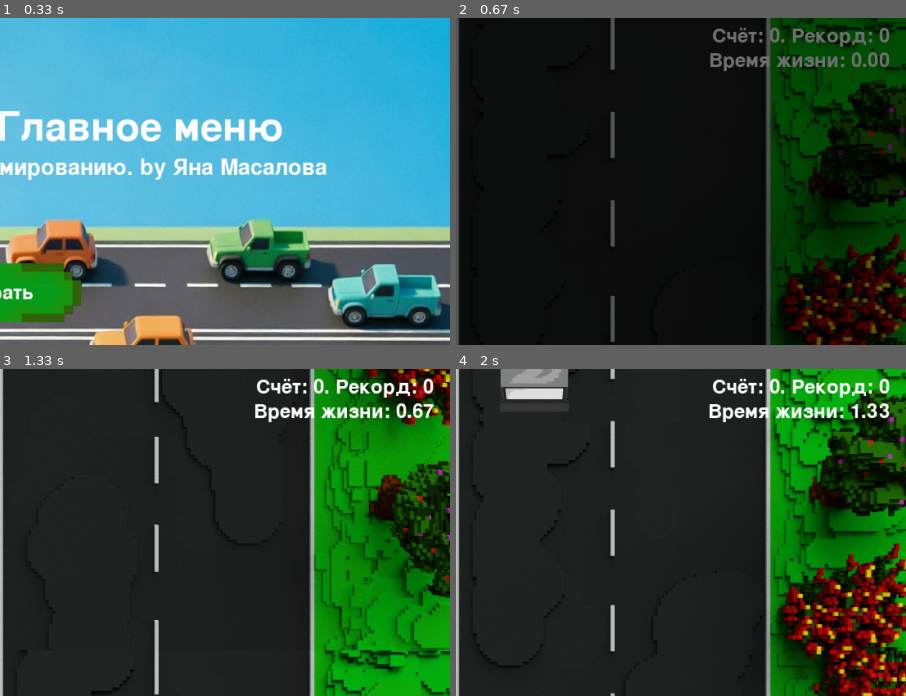
Above: before the commit, frames 1-4 (two rows, left to right).
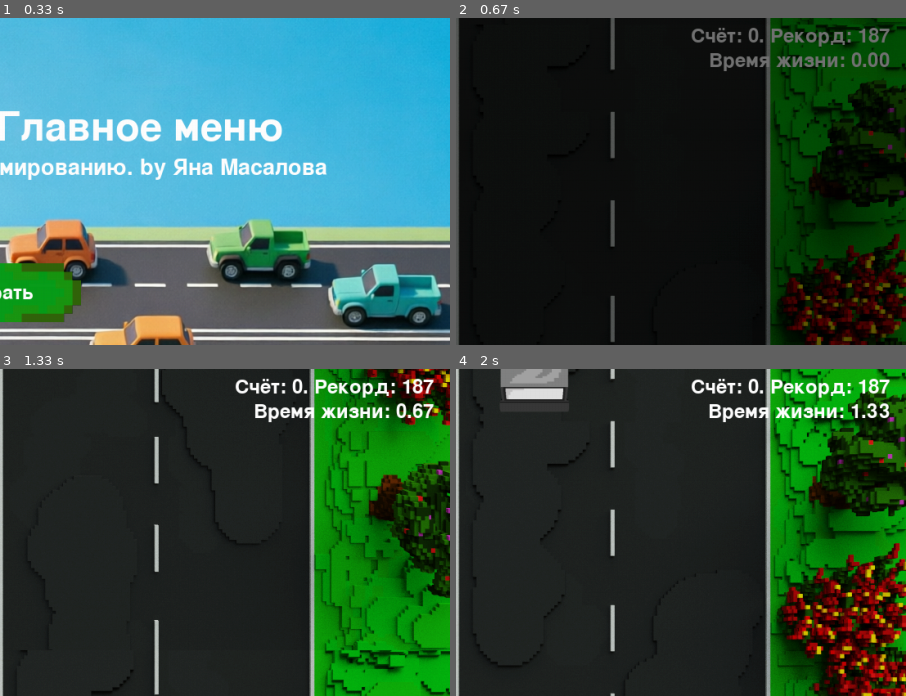
Above: after the commit, the same moments.

Repository: KidIsKing/TheFastestCar
Game: pygame game, started from src/main.py
Same seed, same stepped clock (60 frames per second), same inputs: the game is played once before the commit and once after it.
Inputs (mouse positions are % of the whole screen's width and height, from its top left):
- Up to frame 1 (0.33 s): no input
- Up to frame 2 (0.67 s): click "Играть" at 0.38 s
- Up to frame 3 (1.33 s): hold Right 0.67-1.13 s; move the mouse to (46, 54) at 0.7 s; hold Up from 1.17 s (still down)
- Up to frame 4 (2 s): release Up at 1.47 s; hold Right 1.5-1.97 s
The pictures show only the part of the screen within x 50-100%, y 0-50%; the shares and areas given below are measured in that part.

Frame 1 is identical in both runs. In frame 2, 1.1% of the frame differs, in the area x 52-97%, y 3-9%; in frame 3, 1.3%, in the area x 52-97%, y 2-9%; in frame 4, 1.3%.

Commit message:
add save_data

Diff:
--- /dev/null
+++ b/save_data/save_data.json
@@ -0,0 +1,3 @@
+{
+  "best_score": 187
+}
--- a/src/main.py
+++ b/src/main.py
@@ -382,7 +382,7 @@
     def draw_score(self):
         text = self.font.render(
             (f"Счёт: {self.score_tracker.score}. "
-             f"Рекорд: {ScoreTracker.get_best_score()}"),
+             f"Рекорд: {self.score_tracker.get_best_score()}"),
             True,
             WHITE
         )
--- /dev/null
+++ b/src/save_manager.py
@@ -0,0 +1,44 @@
+import json
+from pathlib import Path
+
+
+class SaveManager:
+    """Сохранение прогресса в JSON-файл."""
+
+    SAVE_FILE = Path("save_data/save_data.json")
+
+    KEY_BEST_SCORE = "best_score"
+
+    @classmethod
+    def load(cls):
+        """Загрузка данных."""
+        if not cls.SAVE_FILE.exists():
+            return {}
+
+        try:
+            with open(cls.SAVE_FILE, "r", encoding="utf-8") as file:
+                return json.load(file)
+        except (json.JSONDecodeError, IOError) as e:
+            print(f"Ошибка загрузки сохранений: {e}.")
+            return {}
+
+    @classmethod
+    def save(cls, data):
+        try:
+            with open(cls.SAVE_FILE, "w", encoding="utf-8") as file:
+                return json.dump(data, file, indent=2)
+        except (IOError) as e:
+            print(f"Ошибка сохранения: {e}.")
+
+    @classmethod
+    def get_best_score(cls):
+        """Выгрузка рекорда из файла."""
+        data = cls.load()
+        return data.get(cls.KEY_BEST_SCORE, 0)
+
+    @classmethod
+    def set_best_score(cls, score):
+        """Загрузка файла в игру."""
+        data = cls.load()
+        data[cls.KEY_BEST_SCORE] = score
+        cls.save(data)
--- a/src/score_tracker.py
+++ b/src/score_tracker.py
@@ -1,10 +1,11 @@
+from save_manager import SaveManager
+
 class ScoreTracker:
     """Очки и рекорды."""
-
-    best_score = 0
-
     def __init__(self):
         self._score = 0
+
+        self.best_score = SaveManager.get_best_score()
 
     @property
     def score(self):
@@ -19,8 +20,9 @@
 
     def _check_best_score(self):
         """Обновление рекорда."""
-        if self._score > ScoreTracker.best_score:
-            ScoreTracker.best_score = self._score
+        if self._score > self.best_score:
+            self.best_score = self._score
+            SaveManager.set_best_score(self._score)
 
     def add_score(self, points):
         """Добавление очков."""
@@ -30,7 +32,6 @@
         """Сброс текущего счёта."""
         self._score = 0
 
-    @classmethod
     def get_best_score(cls):
         """Получение рекорда."""
         return cls.best_score
Not shown, added: assets/sounds/music.mp3
